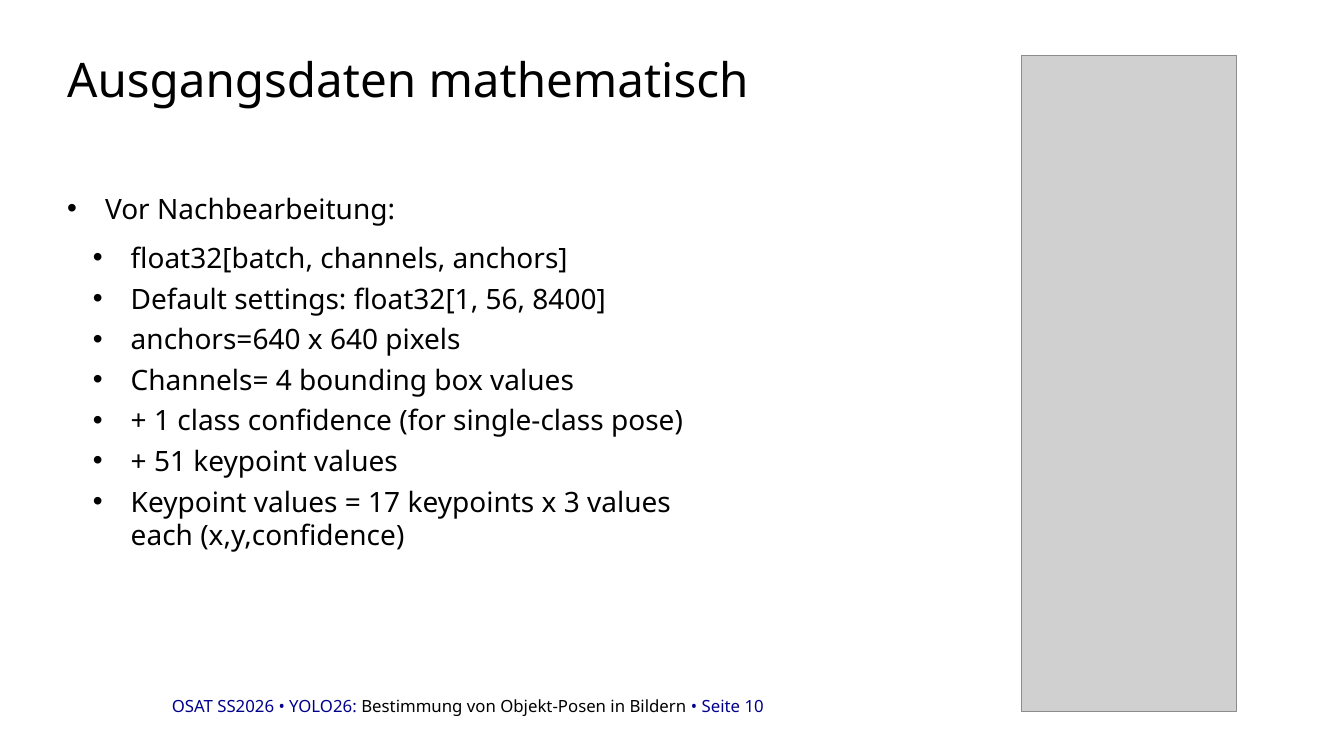
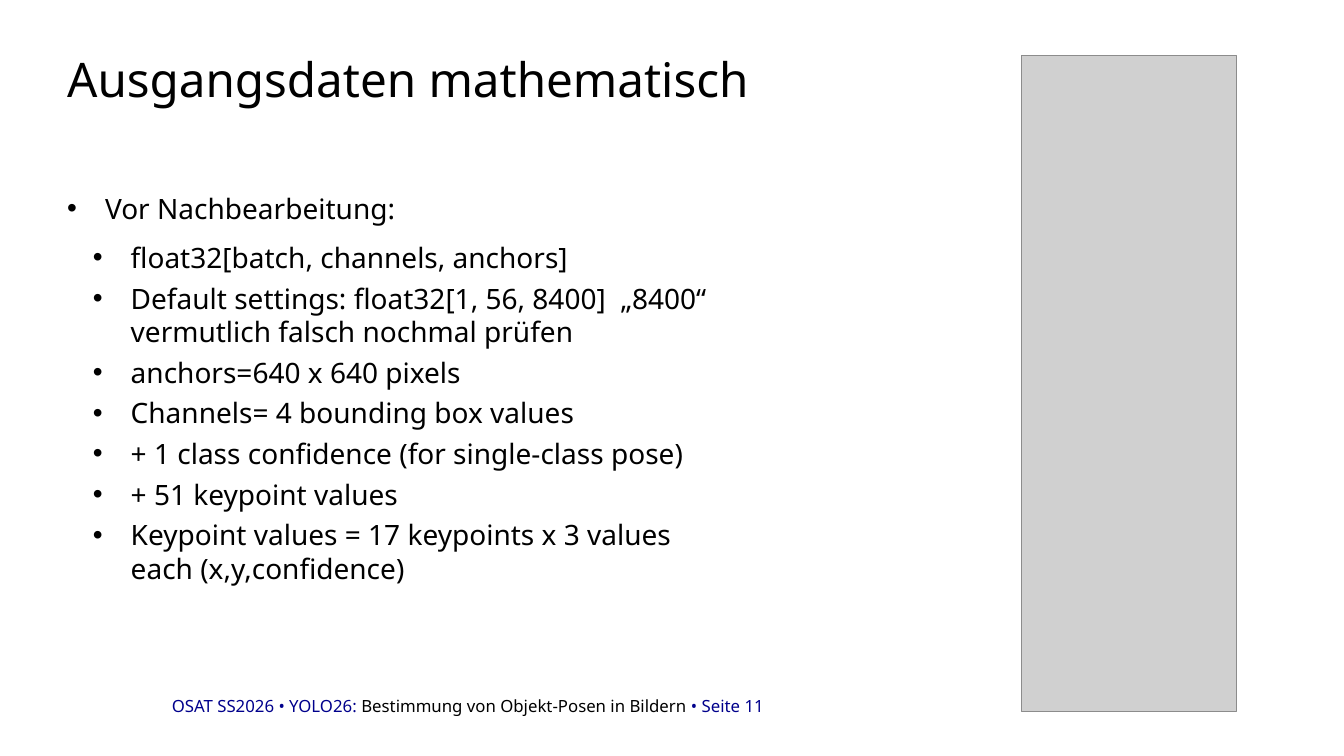
Before and after one commit to danhcon123/yolo_pose_estimation, a slide deck: slide 11 of docu/Zwischen Präsentation_backup.pptx (slide 10 before the commit). Drawn at 1344x756 pixels with LibreOffice and Linux fonts; fonts in the diff are those of the drawing; grey boxes stand for pictures; background and template pictures are left out. Boxes give left, top, right and bottom in pixels: in the first picture for what was removed or moved away, otherwise in the second. Text is boxed around its words. In the diff, an @@ line names an element or a change of style, - is before the commit and + after.

```diff
--- a/docu/Zwischen Präsentation_backup.pptx
+++ b/docu/Zwischen Präsentation_backup.pptx
@@ text at (131,287,706,349): text changed @@
-    • Default settings: float32[1, 56, 8400]
+    • Default settings: float32[1, 56, 8400] „8400“ vermutlich falsch nochmal prüfen
@@ text at (172,699,764,716): text changed @@
-OSAT SS2026 • YOLO26: Bestimmung von Objekt-Posen in Bildern • Seite 10
+OSAT SS2026 • YOLO26: Bestimmung von Objekt-Posen in Bildern • Seite 11
```
Also in this commit, not shown: 2 other slides changed, 1 slide added.
